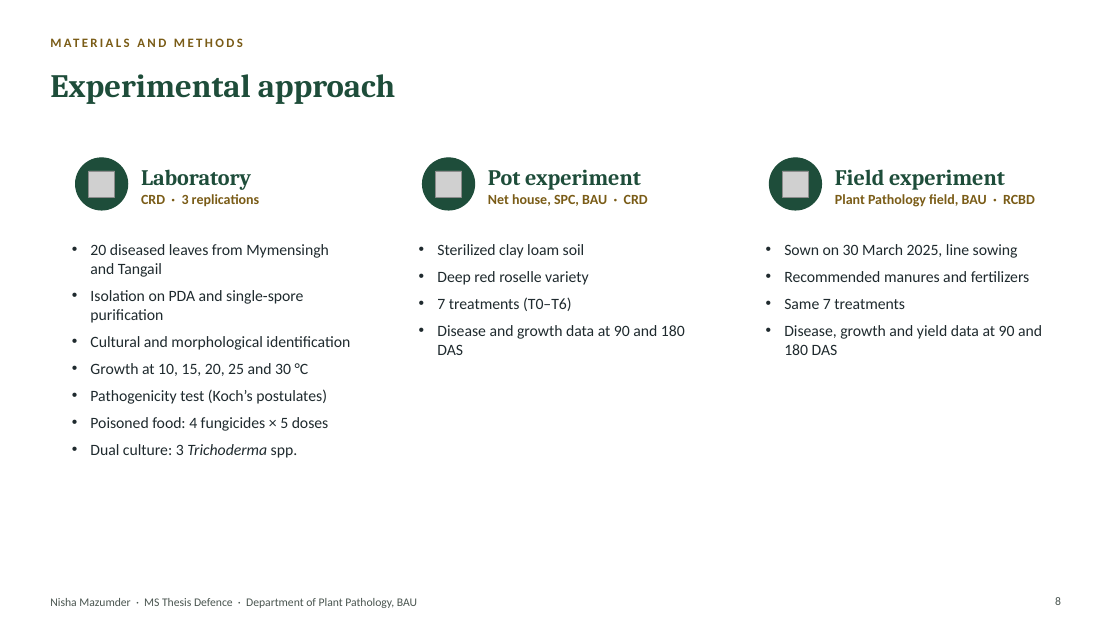
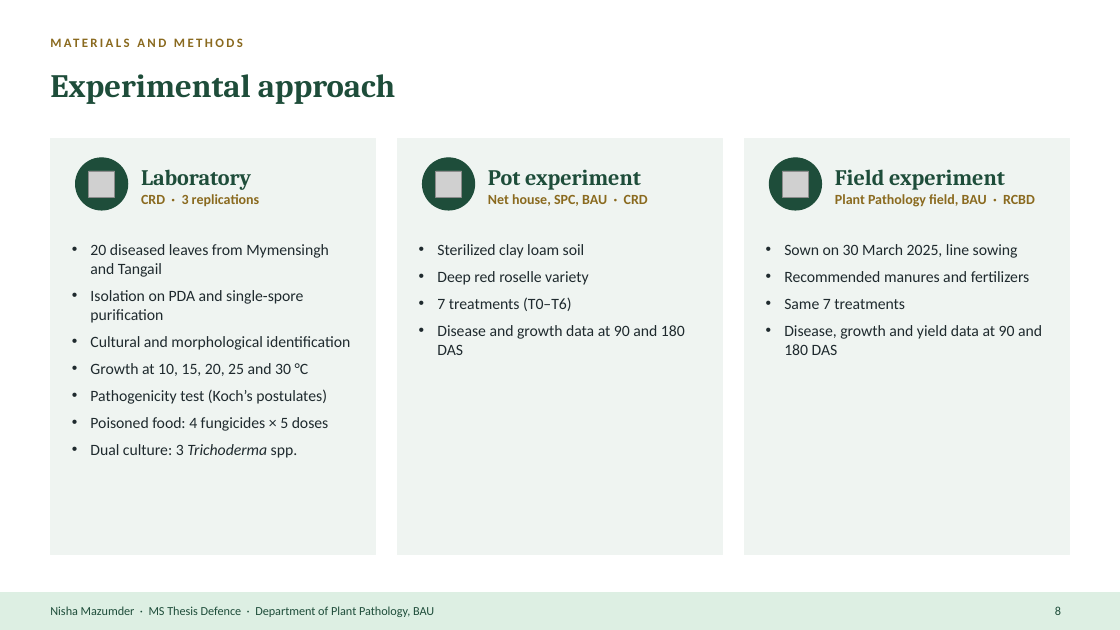
Before and after one commit to bipro-b/nm-documenents, a slide deck: slide 8 of docs/Nisha_MS_Thesis_Defence.pptx. Drawn at 1120x630 pixels with LibreOffice and Linux fonts; fonts in the diff are those of the drawing; grey boxes stand for pictures; background and template pictures are left out. Boxes give left, top, right and bottom in pixels: in the first picture for what was removed or moved away, otherwise in the second. Text is boxed around its words. In the diff, an @@ line names an element or a change of style, - is before the commit and + after.

```diff
--- a/docs/Nisha_MS_Thesis_Defence.pptx
+++ b/docs/Nisha_MS_Thesis_Defence.pptx
@@ text "MATERIALS AND METHODS" at <box>50,30,1070,54</box>: text colour #7A5C17 to #8A6A1F @@
@@ fill #FFFFFF at 78% opacity to #EFF4F1; outline none to #EFF4F1 1 pt in 3 elements at <box>397,139,723,555</box>, <box>744,139,1070,555</box>, <box>50,139,376,555</box> @@
@@ text at <box>141,194,260,207</box>: text colour #7A5C17 to #8A6A1F in "CRD · 3 replications" @@
@@ text at <box>488,194,648,206</box>: text colour #7A5C17 to #8A6A1F in "Net house, SPC, BAU · CRD" @@
@@ text at <box>835,194,1035,207</box>: text colour #7A5C17 to #8A6A1F in "Plant Pathology field, BAU · RCBD" @@
@@ rectangle added at <box>0,592,1120,630</box>, fill #DDEFE3, outline #DDEFE3 1 pt @@
@@ text "Nisha Mazumder · MS Thesis ...": place and size @@
-text "Nisha Mazumder · MS Thesis ..." at <box>50,598,417,608</box>
+text "Nisha Mazumder · MS Thesis ..." at <box>50,606,434,617</box>
@@ text "Nisha Mazumder · MS Thesis ..." at <box>50,606,434,617</box>: size 10 to 10.5 pt, text colour #4A5550 to #1E4D3A @@
@@ page number: place and size @@
-page number at <box>1055,597,1061,605</box>
+page number at <box>1055,606,1061,615</box>
@@ page number at <box>1055,606,1061,615</box>: size 10 to 10.5 pt, text colour #4A5550 to #1E4D3A; vertical alignment top to middle @@
```
Also in this commit, not shown: 37 other slides changed, 2 other files.
